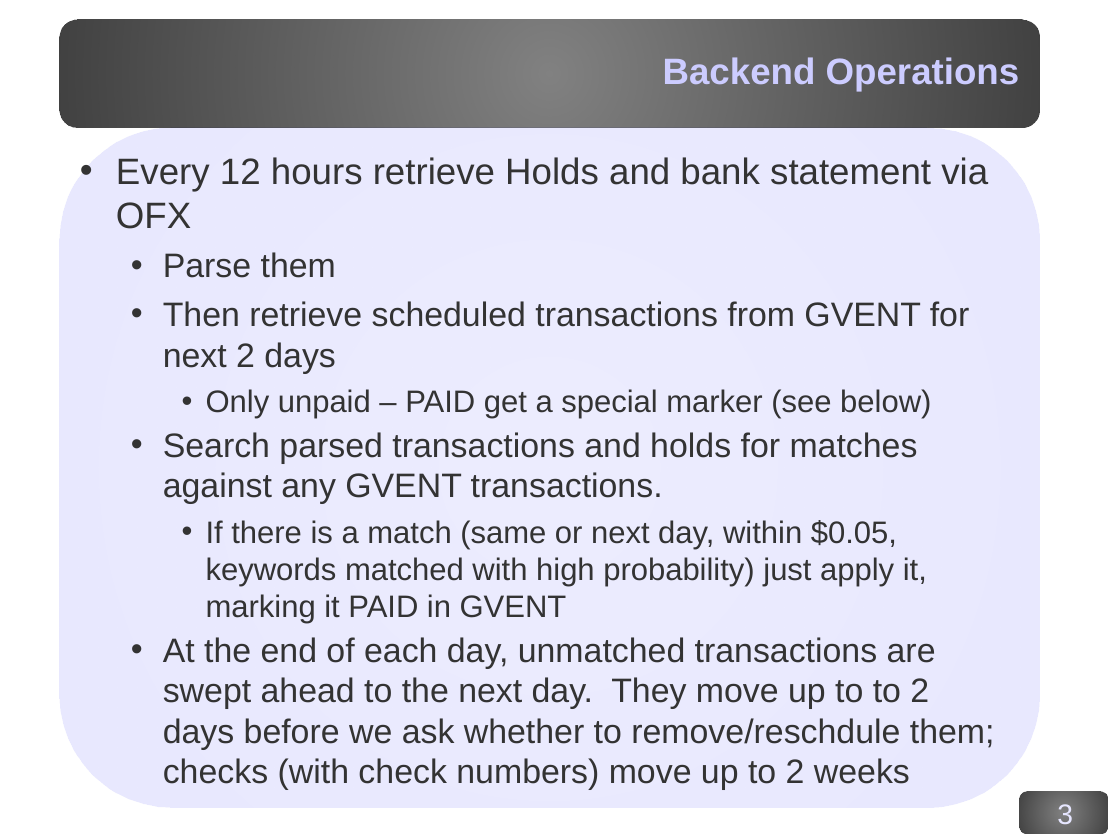
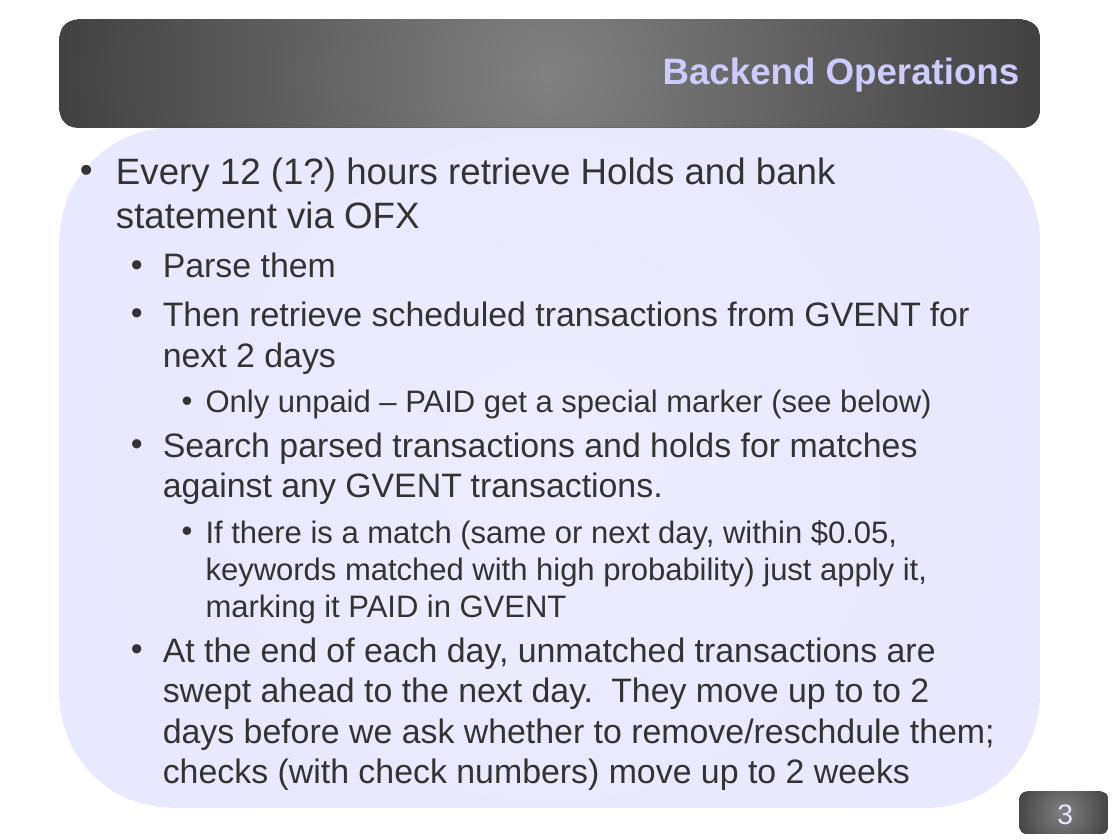
Before and after one commit to corydodt/Afloat, a slide deck: slide 3 of doc/afloat.odp. Drawn at 1120x840 pixels with LibreOffice and Linux fonts; fonts in the diff are those of the drawing; background and template pictures are left out. Boxes give left, top, right and bottom in pixels: in the first picture for what was removed or moved away, otherwise in the second. Text is boxed around its words. In the diff, an @@ line names an element or a change of style, - is before the commit and + after.

```diff
--- a/doc/afloat.odp
+++ b/doc/afloat.odp
@@ text at [116,157,836,229]: text changed @@
-• Every 12 hours retrieve Holds and bank statement via OFX
+• Every 12 (1?) hours retrieve Holds and bank statement via OFX
```
Also in this commit, not shown: 4 other slides changed.
